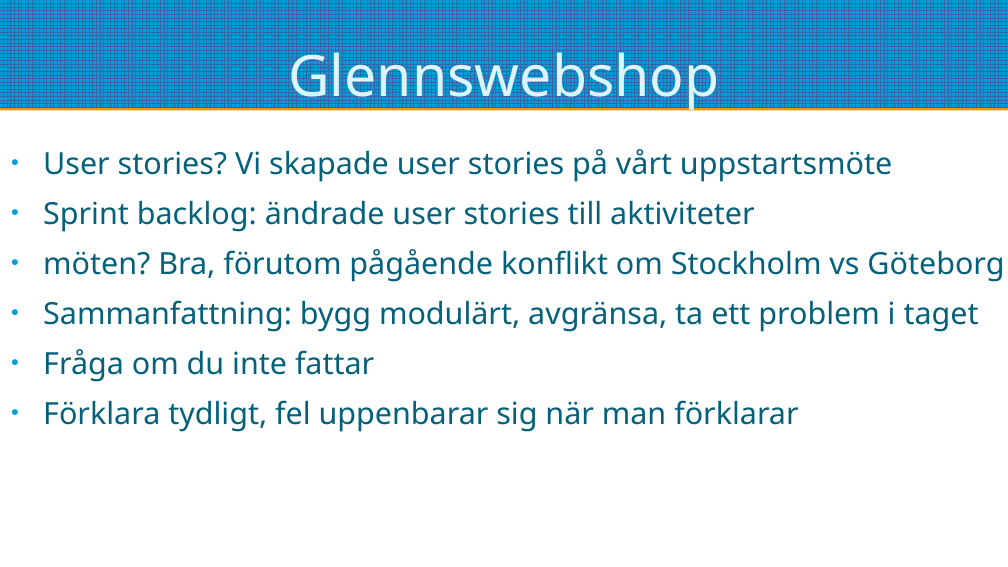
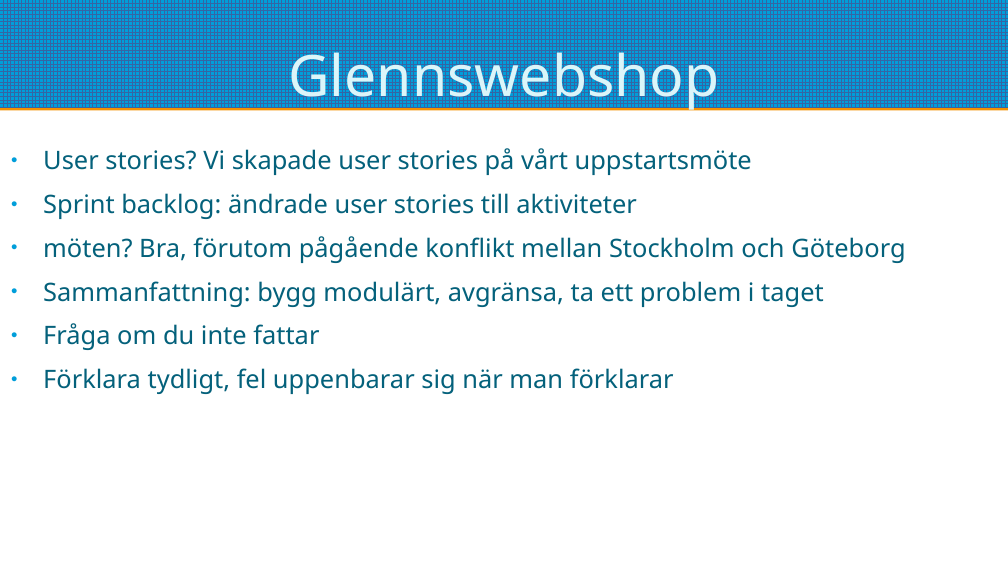
Before and after one commit to pontusOlssonGit/glenns-webshop, a slide deck: slide 4 of redovisning.odp (slide 8 before the commit). Drawn at 1008x567 pixels with LibreOffice and Linux fonts; fonts in the diff are those of the drawing. Boxes give left, top, right and bottom in pixels: in the first picture for what was removed or moved away, otherwise in the second. Text is boxed around its words. In the diff, an @@ line names an element or a change of style, - is before the commit and + after.

```diff
--- a/redovisning.odp
+++ b/redovisning.odp
@@ text at (43, 148, 824, 394): size 24 to 20 pt in "User stories? Vi skapade user stories på ...", "Sprint backlog: ändrade user stories till aktiviteter", "Sammanfattning: bygg modulärt, avgränsa, ta ett problem ...", "Fråga om du inte fattar" and 1 more places @@
@@ text at (43, 236, 905, 263): text changed; size 24 to 20 pt @@
-● möten? Bra, förutom pågående konflikt om Stockholm vs Göteborg
+● möten? Bra, förutom pågående konflikt mellan Stockholm och Göteborg
```
Also in this commit, not shown: 3 other slides changed, 1 other file.
